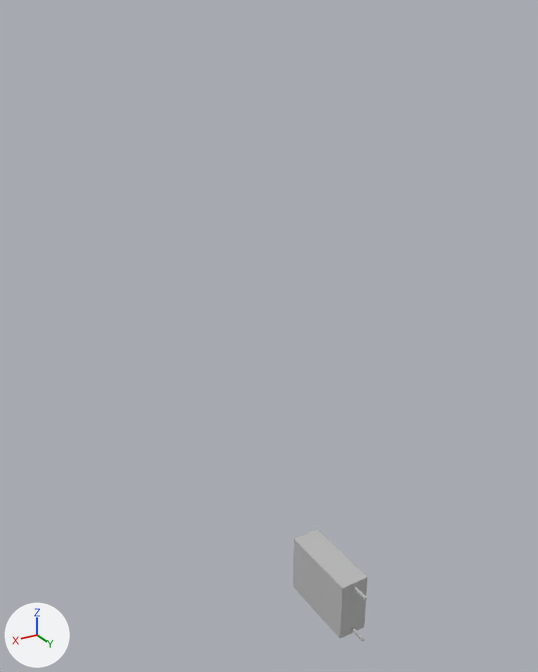
One commit to the FBX model models/light3.fbx: the scene before it, then after it.
Before and after are seen from a 50 mm camera at (9.3, 12.1, 53.6) aimed at (-12.9, -24.9, 35.1). Arrows for +X, +Y and +Z are at lower left; the lights stay in place. Where no turn or scale is listed for an object, it has been applied to the vertices.
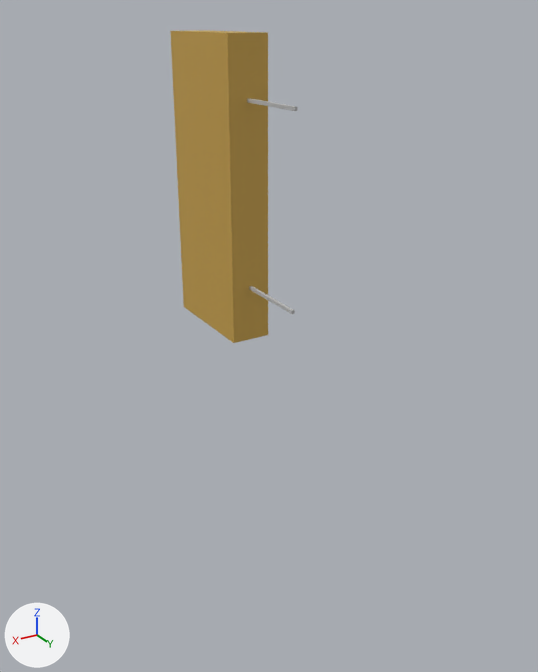
The change, as JSON lines over the scene's bpy script:
```json
{"op": "add", "block": "mat_yellow", "code": ["mat_yellow = principled_material('yellow')", "mat_yellow.base_color = (0.578, 0.359, 0.068)  # orange #c8a24a"]}
{"block": "me_mesh", "where": "me_mesh.from_pydata(...)  # 8 vertices, 6 faces; spans x -1.06..1.06, y -3.03..3.03, z -2.24..2.24"}
{"block": "me_mesh", "where": "# used by ob_pcube30; location = (-16.45, -22.37, 15.86)"}
{"op": "remove", "block": "me_mesh", "code": "me_mesh.materials.append(mat_lambert1)  # grey #bcbcbc"}
{"block": "me_mesh", "change": "me_mesh part 1: the whole mesh is scaled about its middle by (1.08, 1.11, 3.67)"}
{"op": "add", "block": "me_mesh", "code": "me_mesh.materials.append(mat_yellow)  # orange #c8a24a"}
{"op": "set", "path": "ob_pcube31.location", "old": "(-16.45, -20.62, 17.65)", "new": "(-10.32, -20.8, 49.65)"}
{"op": "set", "path": "ob_pcube32.location", "old": "(-16.45, -20.62, 14.01)", "new": "(-10.32, -20.8, 39.54)"}
{"op": "set", "path": "ob_pcube30.location", "old": "(-16.45, -22.37, 15.86)", "new": "(-10.32, -25.92, 44.62)"}
```

Where the change shows, as pixel boxes [x1, y1, x2, y2] in the pictures (538 x 672 px):
```json
{"object": "pCube30", "change": "recoloured, mesh rescaled, moved", "before": [293, 529, 368, 639], "after": [170, 30, 268, 343], "on screen": "30% wider, 183% taller"}
{"object": "pCube32", "change": "moved", "before": [352, 627, 364, 641], "after": [249, 286, 295, 314]}
{"object": "pCube31", "change": "moved", "before": [354, 587, 367, 600], "after": [247, 98, 298, 111]}
```
